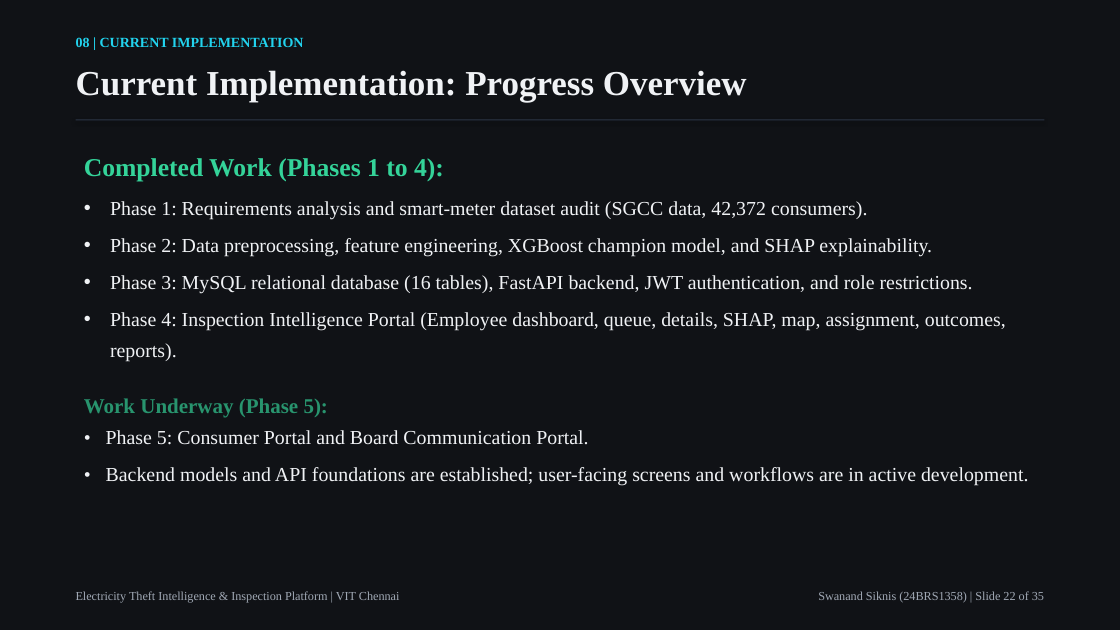
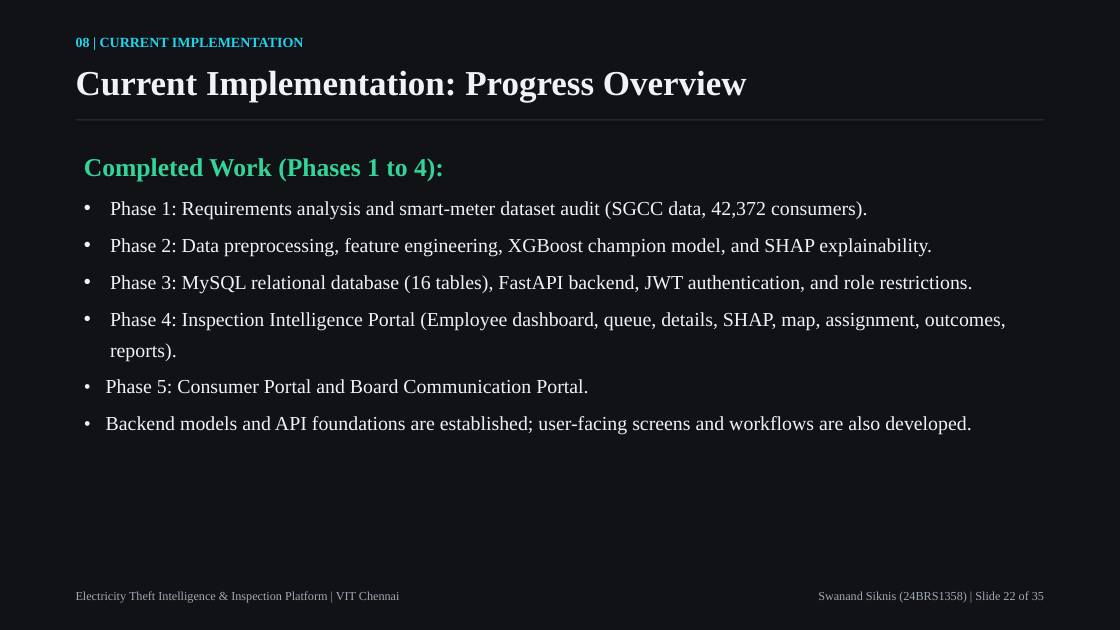
Before and after one commit to swanand70/PowerConnect_ML_Based_Electricity_Theft_Prediction, a slide deck: slide 25 of Electricity_Theft_Intelligence_Project_Presentation_Final.pptx. Drawn at 1120x630 pixels with LibreOffice and Linux fonts; fonts in the diff are those of the drawing. Boxes give left, top, right and bottom in pixels: in the first picture for what was removed or moved away, otherwise in the second. Text is boxed around its words. In the diff, an @@ line names an element or a change of style, - is before the commit and + after.

```diff
--- a/Electricity_Theft_Intelligence_Project_Presentation_Final.pptx
+++ b/Electricity_Theft_Intelligence_Project_Presentation_Final.pptx
@@ text at (84,398,328,417): paragraph removed @@
-Work Underway (Phase 5):
@@ text at (106,416,972,435): text changed @@
-• Backend models and API foundations are established; user-facing screens and workflows are in active development.
+• Backend models and API foundations are established; user-facing screens and workflows are also developed.
```
Also in this commit, not shown: 3 other slides changed, 1 slide removed, 43 other files.
